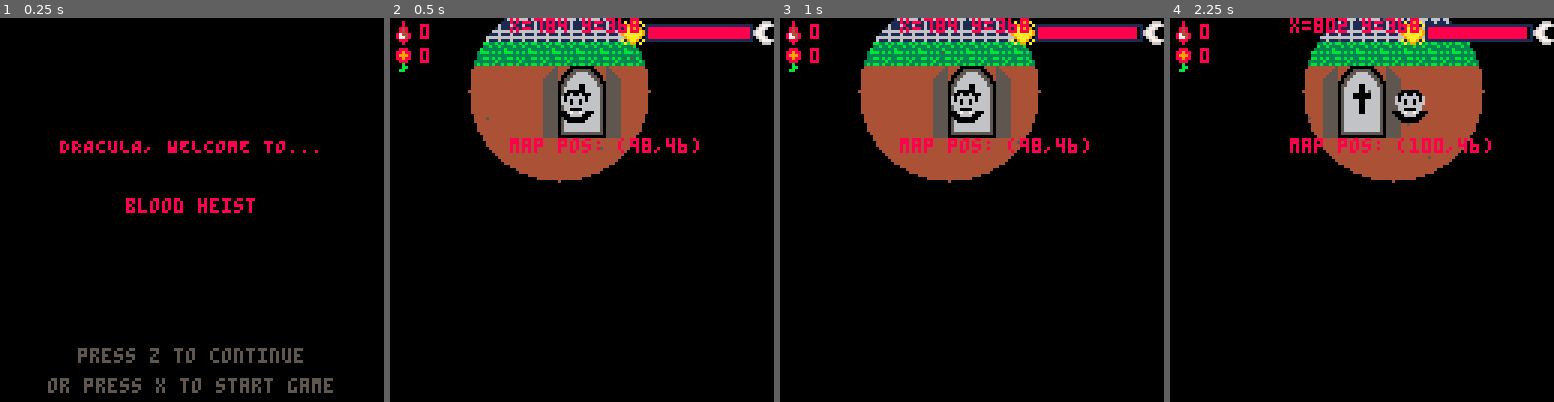
Above: before the commit, frames 1-4 (left to right).
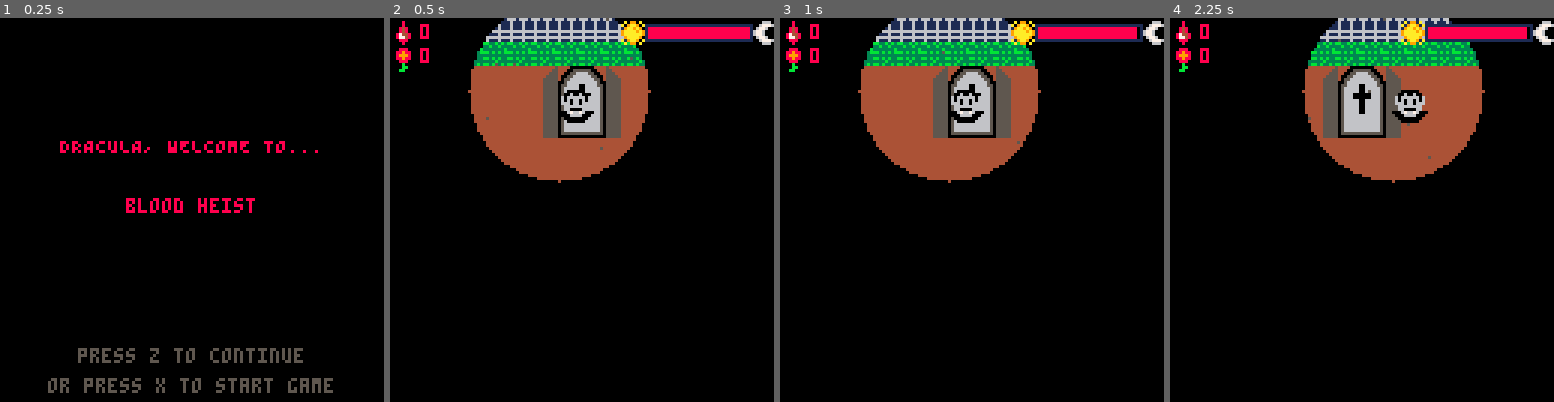
Above: after the commit, the same moments.

Repository: CarlaTabet/BitsAndBytes
Game: PICO-8 cartridge game.p8
The game is run twice, just before and just after one commit, with the same random seed, the same clock (stepped at 60 frames per second) and the same inputs.
Inputs:
- Up to frame 1 (0.25 s): no input
- Up to frame 2 (0.5 s): tap X (X key) at 0.33 s
- Up to frame 3 (1 s): tap O (Z key) at 0.7 s
- Up to frame 4 (2.25 s): tap X (X key) at 1.07, 1.85 s; hold Right 1.6-2.1 s; tap O (Z key) at 1.7, 2.1 s; hold Up from 2.15 s (still down)

Frame 1 is identical in both runs. In frame 2, 1.3% of the frame differs, in the area x 31-81%, y 0-36%; in frame 3, 1.3%; in frame 4, 1.4%, in the area x 31-84%, y 0-36%.

Commit message:
Added music

Diff:
--- a/game.p8
+++ b/game.p8
@@ -14,7 +14,7 @@
 access_denied_timer = 0
 potion_used = false
 nurses_frozen = false
-
+original_map = {}
 
 rooms = {
     --Name of room, x,y is top right corner and w,h is how big it is
@@ -460,6 +460,8 @@
 
     if point_in_triangle(p_center, v1, v2, v3) then
         game_over = true
+        music(-1)
+        sfx(31)
         return
     end
 
@@ -479,6 +481,8 @@
 
         if point_in_triangle(p_center, v1, v2, v3) then
             game_over = true
+            music(-1)
+            sfx(31)
             return
         end
     end
@@ -516,6 +520,8 @@
 
         if point_in_triangle(p_center, v1, v2, v3) then
             game_over = true
+            music(-1)
+            sfx(31)
             return
         end
     end
@@ -523,6 +529,18 @@
 
 
 function _init()
+	music(0)
+	if (#original_map == 0) then
+    for y=0,63 do
+        for x=0,127 do
+            add(original_map, mget(x, y))
+        end
+    end
+	end
+
+
+
+	potion_created = false
 	cameras_disabled=false
 	id_card_collected = false
 	game_over = false
@@ -555,6 +573,14 @@
    -- add_door("lab", 49, 41, ",left")
     --add_door("storage_closet", 127, 43, "right")
 
+    local i = 1
+				for y=0,63 do
+				    for x=0,127 do
+				        mset(x, y, original_map[i])
+				        i += 1
+				    end
+				end
+
 				load_cameras_from_map()
 				load_button_from_map()
 				spawn_blood_drop(25, 58)
@@ -819,6 +845,8 @@
     if (current_room == "bank") then
         if (flr(player.x/8) == 86 and (flr(player.y/8) == 16 or flr(player.y/8) == 15)) then
             game_won = true
+            music(-1)
+            sfx(32)
         end
     end
 end
@@ -891,7 +919,9 @@
 
 function _draw()
     if game_won then
-    cls()
+
+    --cls()
+
     rectfill(10, 30, 118, 98, 0) -- bigger box
     rect(10, 30, 118, 98, 7) -- white border
 
@@ -1048,11 +1077,8 @@
 
   	 if player.x >= 520 and player.x <= 628 and player.y >= 336 and player.y <= 402 then
 			    if potion and not potion_used and potion.collected then
-				    if (time() % 1) < 0.5 then
-				        print("press ❎ to use potion", player.x - 30, player.y - 20, 10)
-				    else
-				        print("press ❎ to use potion", player.x - 30, player.y - 20, 7)
-				    end
+				    print("press ❎ to use potion", player.x - 30, player.y - 20, 0)
+
 
 
 			    if btnp(5) then
@@ -1077,10 +1103,10 @@
     	spr(103, 1, 28)
 				end
     draw_time_bar()
-    print("x="..player.x.." y="..player.y, 40, 0, 8)
+    --print("x="..player.x.." y="..player.y, 40, 0, 8)
     local tile_x = flr(player.x / 8)
     local tile_y = flr(player.y / 8)
-    print("map pos: ("..tile_x..","..tile_y..")", 40, 40, 8)
+    --print("map pos: ("..tile_x..","..tile_y..")", 40, 40, 8)
     if door_transition then
         print("PAUSED", 50, 50, 7)
     end
@@ -1282,6 +1308,7 @@
 
 function player_collect_blood()
     blood = blood + 1
+    sfx(30)
 end
 
 function player_collect_flower()
@@ -1312,6 +1339,8 @@
 
     if time_elapsed >= max_time then
         game_over = true
+        music(-1)
+        sfx(31)
     end
 end
 
Not shown, changed: the music (__music__) section of game.p8
Not shown, changed: the sound effects (__sfx__) section of game.p8
